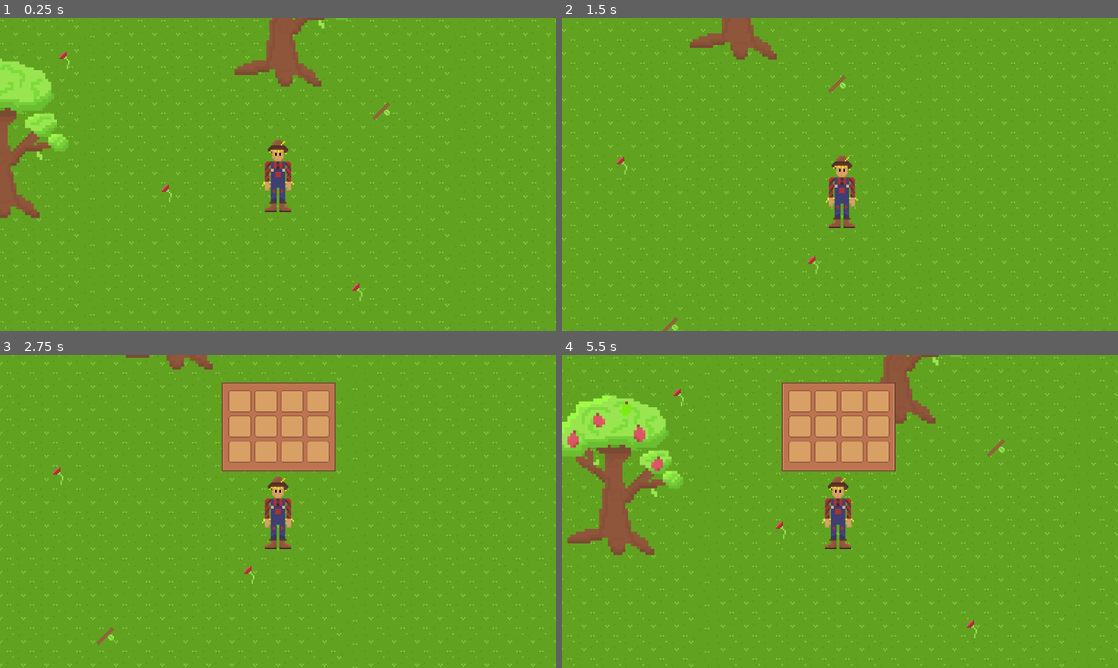
Above: before the commit, frames 1-4 (two rows, left to right).
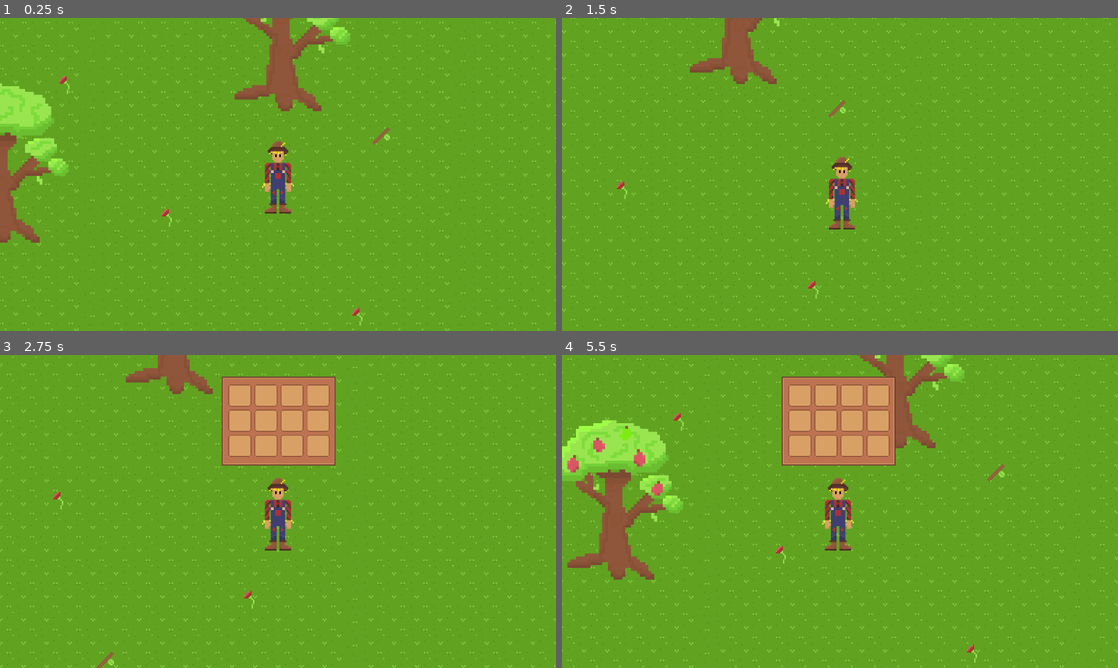
Above: after the commit, the same moments.

Repository: Untitled-Productions/Crow-Cook
Game: Godot game, scene res://test_room.tscn
Two runs of this game, one before a commit and one after it. Both use one fixed random seed, a clock stepped at 60 frames per second and the inputs below.
Inputs (mouse positions are in pixels of both pictures, inside the frame that each line leads up to):
- Up to frame 1 (0.25 s): no input
- Up to frame 2 (1.5 s): tap Enter (ui_accept) at 0.5, 0.77 s; move the mouse to (962, 158) at 0.52 s; hold Right (ui_right) 0.53-1.28 s; move the mouse to (728, 190) at 1.27 s; hold Down (ui_down) from 1.28 s (still down)
- Up to frame 3 (2.75 s): tap Enter (ui_accept) at 1.52 s; move the mouse to (333, 442) at 2.02 s; release Down (ui_down) at 2.03 s; hold Right (ui_right) from 2.03 s (still down)
- Up to frame 4 (5.5 s): release Right (ui_right) at 2.75 s; click (801, 401) at 2.77 s; tap Enter (ui_accept) at 3.5, 3.77, 4.52, 5.27 s; move the mouse to (812, 574) at 3.52 s; hold Up (ui_up) 3.53-4.28 s; move the mouse to (1006, 558) at 4.27 s; hold Left (ui_left) from 4.28 s (still down); move the mouse to (673, 464) at 5.02 s

The runs differ from the first frame. In frame 1, 9.4% of the frame differs, in the area x 0-100%, y 0-100%; in frame 2, 5.1%; in frame 3, 7.5%; in frame 4, 14%.

Commit message:
offset origins

Diff:
--- a/apple_tree.tscn
+++ b/apple_tree.tscn
@@ -26,12 +26,6 @@
 [sub_resource type="CircleShape2D" id="CircleShape2D_31mqb"]
 radius = 21.5523
 
-[sub_resource type="RectangleShape2D" id="RectangleShape2D_16ta8"]
-size = Vector2(49.3166, 20)
-
-[sub_resource type="RectangleShape2D" id="RectangleShape2D_ysl6s"]
-size = Vector2(33.7991, 20)
-
 [sub_resource type="CircleShape2D" id="CircleShape2D_7xqi5"]
 radius = 114.07
 
@@ -47,16 +41,6 @@
 
 [node name="CollisionShape2D" type="CollisionShape2D" parent="."]
 shape = SubResource("CircleShape2D_31mqb")
-
-[node name="CollisionShape2D2" type="CollisionShape2D" parent="."]
-position = Vector2(-34.211, 8.93098)
-rotation = -0.354873
-shape = SubResource("RectangleShape2D_16ta8")
-
-[node name="CollisionShape2D3" type="CollisionShape2D" parent="."]
-position = Vector2(28.0259, 13.3605)
-rotation = 0.508717
-shape = SubResource("RectangleShape2D_ysl6s")
 
 [node name="pickable_area" type="Area2D" parent="."]
 position = Vector2(-1, -64)
--- a/player.tscn
+++ b/player.tscn
@@ -31,30 +31,33 @@
 inv = ExtResource("2_h4byw")
 
 [node name="CollisionShape2D" type="CollisionShape2D" parent="."]
-position = Vector2(0, 14)
+position = Vector2(0, -2)
 shape = SubResource("CapsuleShape2D_awbqv")
 
 [node name="Camera2D" type="Camera2D" parent="."]
+position = Vector2(0, -17)
 zoom = Vector2(1.5, 1.5)
 position_smoothing_enabled = true
 position_smoothing_speed = 10.0
 
 [node name="Area2D" type="Area2D" parent="."]
+position = Vector2(0, -17)
 collision_layer = 3
 collision_mask = 3
 
 [node name="CollisionShape2D2" type="CollisionShape2D" parent="Area2D"]
-position = Vector2(0, 3)
+position = Vector2(0, 2)
 shape = SubResource("CapsuleShape2D_bskpe")
 
 [node name="Inv_UI" parent="." instance=ExtResource("4_nyjam")]
 z_index = 8
 offset_left = -39.0
-offset_top = -89.0
+offset_top = -110.0
 offset_right = 124.0
-offset_bottom = 38.0
+offset_bottom = 17.0
 scale = Vector2(0.482975, 0.482975)
 
 [node name="AnimatedSprite2D" type="AnimatedSprite2D" parent="."]
 texture_filter = 1
 sprite_frames = SubResource("SpriteFrames_1iuun")
+offset = Vector2(0, -16)
--- a/tree.tscn
+++ b/tree.tscn
@@ -17,12 +17,6 @@
 [sub_resource type="CircleShape2D" id="CircleShape2D_8sqyr"]
 radius = 21.5523
 
-[sub_resource type="RectangleShape2D" id="RectangleShape2D_m71hb"]
-size = Vector2(49.3166, 20)
-
-[sub_resource type="RectangleShape2D" id="RectangleShape2D_6srwv"]
-size = Vector2(33.7991, 20)
-
 [node name="tree" type="StaticBody2D"]
 y_sort_enabled = true
 script = ExtResource("1_lj6a4")
@@ -34,13 +28,3 @@
 
 [node name="CollisionShape2D" type="CollisionShape2D" parent="."]
 shape = SubResource("CircleShape2D_8sqyr")
-
-[node name="CollisionShape2D2" type="CollisionShape2D" parent="."]
-position = Vector2(-34.211, 8.93098)
-rotation = -0.354873
-shape = SubResource("RectangleShape2D_m71hb")
-
-[node name="CollisionShape2D3" type="CollisionShape2D" parent="."]
-position = Vector2(28.0259, 13.3605)
-rotation = 0.508717
-shape = SubResource("RectangleShape2D_6srwv")
Not shown: 1 places in apple_tree.tscn that only renumber resources
Not shown: 1 places in tree.tscn that only renumber resources
